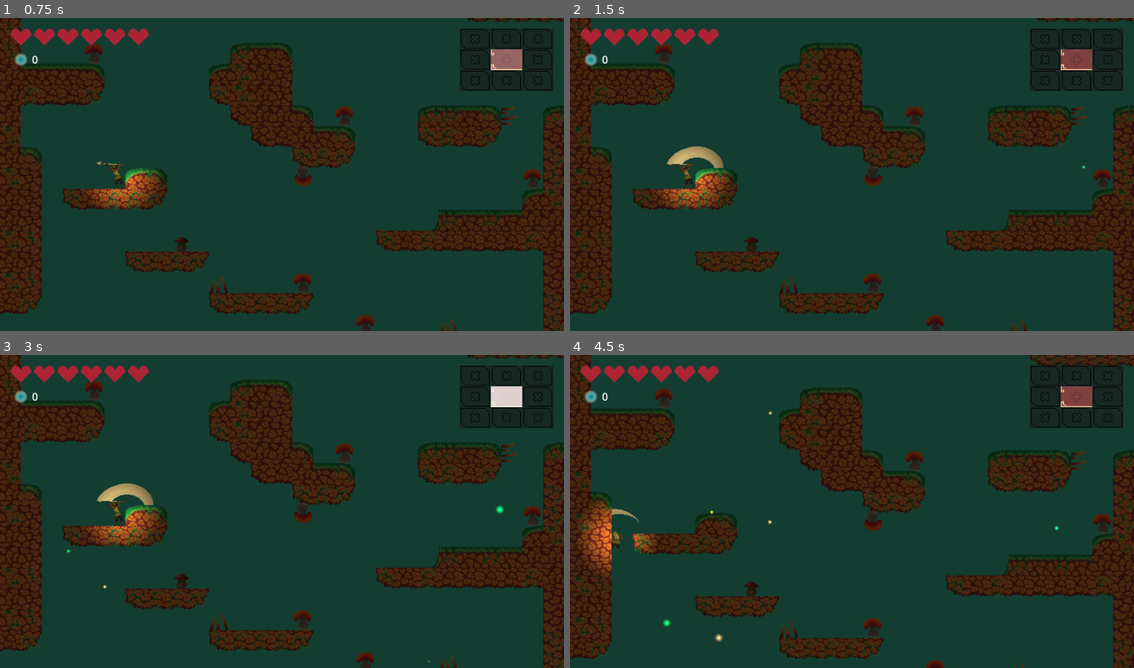
Above: before the commit, frames 1-4 (two rows, left to right).
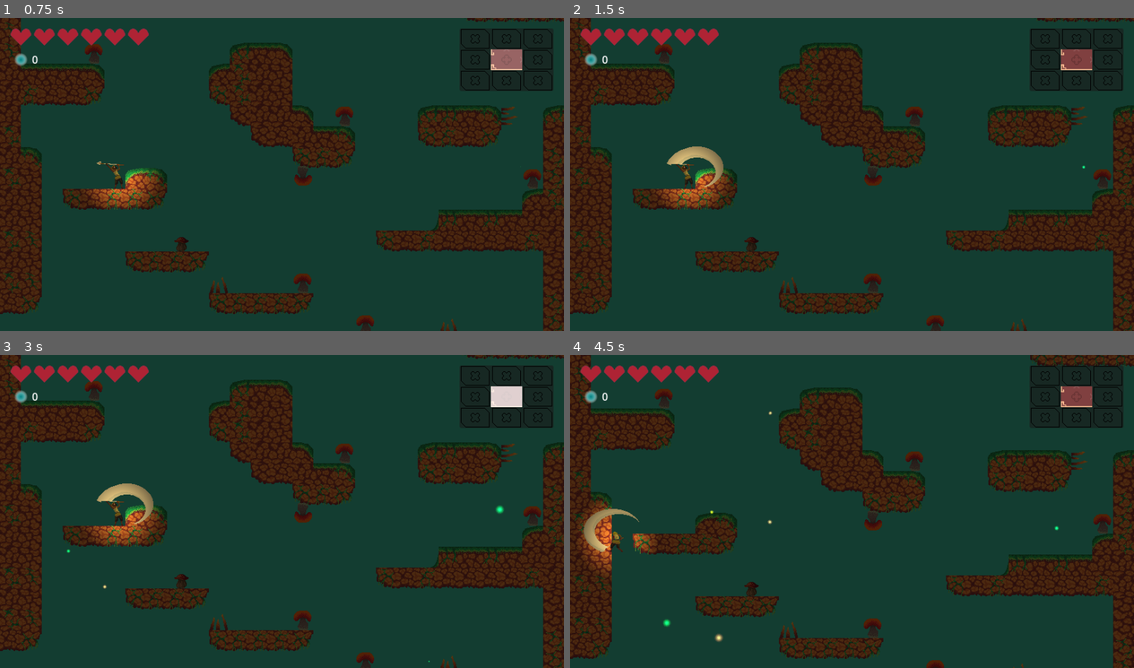
Above: after the commit, the same moments.

Repository: lemilonkh/GameOff23
Game: Godot game, scene res://scenes/main.tscn
Same seed, same stepped clock (60 frames per second), same inputs: the game is played once before the commit and once after it.
Inputs (mouse positions are in pixels of both pictures, inside the frame that each line leads up to):
- Up to frame 1 (0.75 s): tap Enter at 0.5 s; move the mouse to (406, 158) at 0.52 s; hold Right (move_right) from 0.53 s (still down); hold K (attack) from 0.53 s (still down); click (406, 158) at 0.67 s
- Up to frame 2 (1.5 s): tap Space (jump) at 0.77 s; release Right (move_right) at 1.25 s; release K (attack) at 1.25 s; drag from (739, 190) to (823, 237) at 1.27 s
- Up to frame 3 (3 s): move the mouse to (338, 442) at 2.02 s; hold Right (move_right) 2.03-2.75 s; hold Shift 2.03-2.75 s; drag from (253, 574) to (118, 511) at 2.77 s
- Up to frame 4 (4.5 s): move the mouse to (1021, 558) at 3.52 s; hold Left (move_left) 3.53-4.25 s; tap E at 3.6 s; tap Space (jump) at 3.77 s; drag from (682, 464) to (750, 570) at 4.27 s

Frame 1 is identical in both runs. In frame 2, less than 0.1% of the frame differs, in the area x 23-28%, y 47-55%; in frame 3, less than 0.1%; in frame 4, 0.3%, in the area x 2-8%, y 49-64%.

Commit message:
Add maps to container behind player

Diff:
--- a/scenes/game.gd
+++ b/scenes/game.gd
@@ -4,8 +4,9 @@
 
 # The game starts in this map. Note that it's scene name only, just like MetSys refers to rooms.
 @export var starting_map: String
-# Player node, bruh.
+
 @onready var player: CharacterBody2D = $Player
+@onready var map_container: Node2D = $MapContainer
 
 # The current map scene instance.
 var map: Node2D
@@ -65,7 +66,7 @@
 
 	# Load the new map scene.
 	map = load(map_path).instantiate()
-	add_child(map)
+	map_container.add_child(map)
 	# Adjust the camera.
 	MetSys.get_current_room_instance().adjust_camera_limits($Player/Camera2D)
 	# Set the current layer to the room's layer.
--- a/scenes/game.tscn
+++ b/scenes/game.tscn
@@ -203,6 +203,8 @@
 metadata/_edit_vertical_guides_ = [432.0]
 metadata/_edit_horizontal_guides_ = [240.0]
 
+[node name="MapContainer" type="Node2D" parent="."]
+
 [node name="Player" parent="." instance=ExtResource("2_vpfdv")]
 position = Vector2(168, 634)
 
